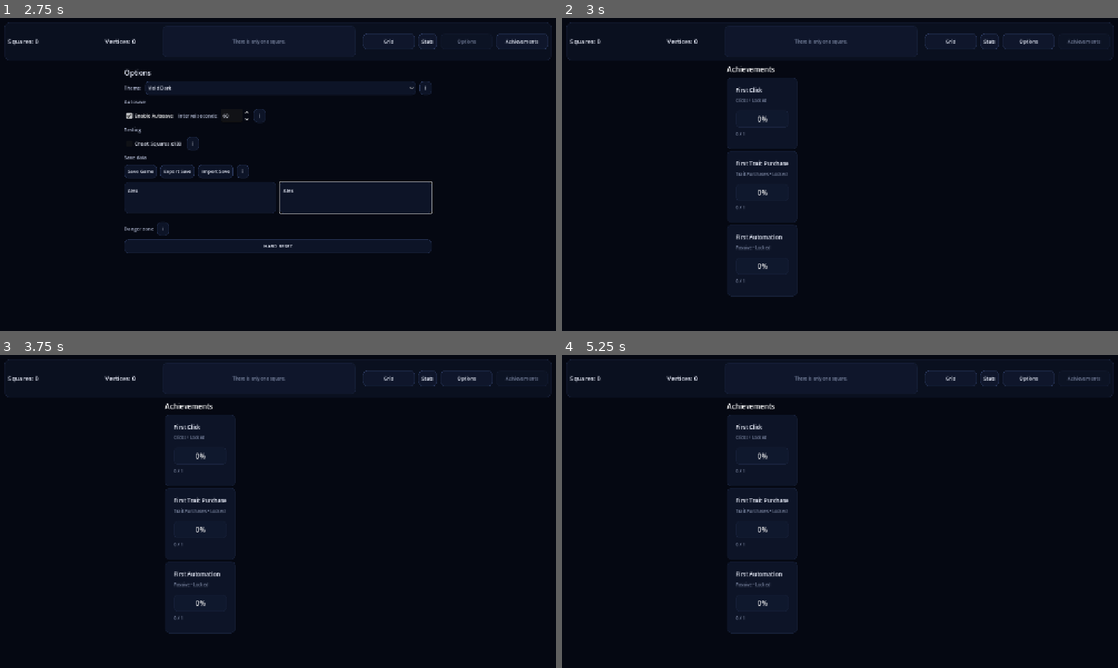
Above: before the commit, frames 1-4 (two rows, left to right).
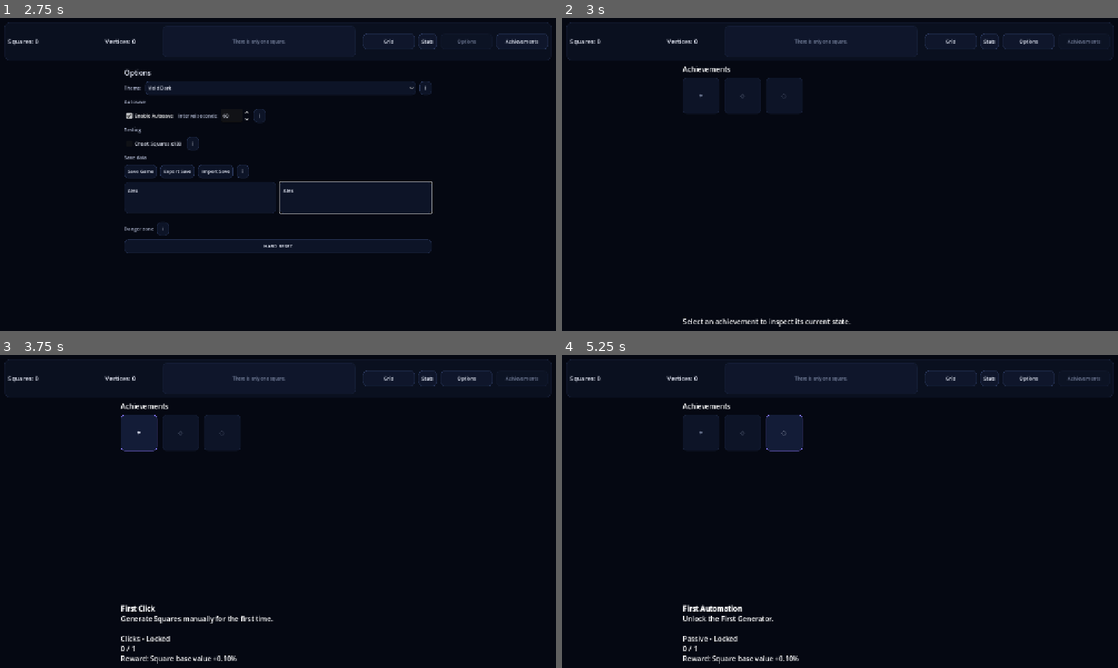
Above: after the commit, the same moments.

Repository: franciscoCapa27/Squared_2
Game: Godot game, scene res://scenes/main/Main.tscn
The game is run twice, just before and just after one commit, with the same random seed, the same clock (stepped at 60 frames per second) and the same inputs.
Inputs (mouse positions are in pixels of both pictures, inside the frame that each line leads up to):
- Up to frame 1 (2.75 s): click "Stats" at 0.5 s; click "Options" at 1.25 s; click (200, 196) at 2.02 s; type "Alex" at 2.1 s; click (355, 196) at 2.25 s; type "Alex" at 2.33 s
- Up to frame 2 (3 s): click "Achievements" at 2.75 s
- Up to frame 3 (3.75 s): click (139, 433) at 3.5 s, where only the run after the commit has a clickable "✦"
- Up to frame 4 (5.25 s): click (739, 433) at 4.25 s, where only the run after the commit has a clickable "◇"; click (784, 433) at 5 s, where only the run after the commit has a clickable "◌"

Frame 1 is identical in both runs. In frame 2, 2.7% of the frame differs, in the area x 21-52%, y 15-99%; in frame 3, 3.9%, in the area x 21-50%, y 15-99%; in frame 4, 3.3%.

Commit message:
feat(ui): build Achievement icon grid (#186)

Diff:
--- a/squared-2/scenes/main/Main.tscn
+++ b/squared-2/scenes/main/Main.tscn
@@ -663,8 +663,7 @@
 
 [node name="AchievementsVBox" type="VBoxContainer" parent="RootMargin/MainVBox/BodyHBox/CenterPageRoot/AchievementsPage/AchievementsMargin" unique_id=1384093085]
 layout_mode = 2
-custom_minimum_size = Vector2(520, 0)
-size_flags_horizontal = 4
+size_flags_horizontal = 3
 
 [node name="AchievementsTitle" type="Label" parent="RootMargin/MainVBox/BodyHBox/CenterPageRoot/AchievementsPage/AchievementsMargin/AchievementsVBox" unique_id=1908525422]
 layout_mode = 2
@@ -677,11 +676,23 @@
 
 [node name="AchievementListScroll" type="ScrollContainer" parent="RootMargin/MainVBox/BodyHBox/CenterPageRoot/AchievementsPage/AchievementsMargin/AchievementsVBox" unique_id=160560265]
 layout_mode = 2
-size_flags_vertical = 3
-
-[node name="AchievementList" type="VBoxContainer" parent="RootMargin/MainVBox/BodyHBox/CenterPageRoot/AchievementsPage/AchievementsMargin/AchievementsVBox/AchievementListScroll" unique_id=1749602008]
-unique_name_in_owner = true
-layout_mode = 2
+size_flags_horizontal = 3
+size_flags_vertical = 3
+horizontal_scroll_mode = 0
+
+[node name="AchievementGrid" type="GridContainer" parent="RootMargin/MainVBox/BodyHBox/CenterPageRoot/AchievementsPage/AchievementsMargin/AchievementsVBox/AchievementListScroll" unique_id=1749602008]
+unique_name_in_owner = true
+layout_mode = 2
+size_flags_horizontal = 3
+theme_override_constants/h_separation = 12
+theme_override_constants/v_separation = 12
+
+[node name="AchievementSelectionDetail" type="RichTextLabel" parent="RootMargin/MainVBox/BodyHBox/CenterPageRoot/AchievementsPage/AchievementsMargin/AchievementsVBox" unique_id=1749602009]
+unique_name_in_owner = true
+layout_mode = 2
+bbcode_enabled = true
+text = "Select an achievement to inspect its current state."
+fit_content = true
 
 [node name="StatsPage" type="PanelContainer" parent="RootMargin/MainVBox/BodyHBox/CenterPageRoot" unique_id=658308862]
 unique_name_in_owner = true
--- /dev/null
+++ b/squared-2/scenes/ui/AchievementIconTile.tscn
@@ -0,0 +1,11 @@
+[gd_scene format=3]
+
+[ext_resource type="Script" path="res://scripts/ui/achievement_icon_tile.gd" id="1_achievement_icon_tile"]
+
+[node name="AchievementIconTile" type="Button"]
+custom_minimum_size = Vector2(84, 84)
+size_flags_horizontal = 0
+size_flags_vertical = 0
+focus_mode = 2
+text = "✦"
+script = ExtResource("1_achievement_icon_tile")
--- /dev/null
+++ b/squared-2/scripts/ui/achievement_icon_tile.gd
@@ -0,0 +1,64 @@
+extends Button
+class_name AchievementIconTile
+
+signal selected(achievement_id: String)
+
+var achievement_definition: AchievementDefinition
+var icon_glyph: String = "✦"
+var is_selected: bool = false
+
+
+func _ready() -> void:
+	pressed.connect(_on_pressed)
+	_apply_theme()
+
+
+func setup(achievement: AchievementDefinition, authored_icon_glyph: String) -> void:
+	achievement_definition = achievement
+	icon_glyph = authored_icon_glyph
+	refresh()
+
+
+func refresh() -> void:
+	if achievement_definition == null:
+		return
+
+	text = icon_glyph
+	tooltip_text = "%s\n%s" % [
+		achievement_definition.display_name,
+		"Unlocked" if AchievementSystem.is_achievement_unlocked(achievement_definition.id) else "Locked",
+	]
+	_apply_state_theme()
+
+
+func set_selected(selected_state: bool) -> void:
+	is_selected = selected_state
+	_apply_state_theme()
+
+
+func _apply_theme() -> void:
+	ThemeButtonHelper.apply_button_theme(self)
+	add_theme_font_size_override("font_size", ThemeSystem.get_font_size("panel_title"))
+	_apply_state_theme()
+
+
+func _apply_state_theme() -> void:
+	if achievement_definition == null:
+		return
+
+	var unlocked: bool = AchievementSystem.is_achievement_unlocked(achievement_definition.id)
+	if is_selected or unlocked:
+		add_theme_stylebox_override("normal", ThemeSystem.make_selected_card_style())
+		add_theme_stylebox_override("hover", ThemeSystem.make_selected_card_style())
+		add_theme_color_override("font_color", ThemeSystem.get_color("accent_primary"))
+	else:
+		add_theme_stylebox_override("normal", ThemeSystem.make_card_style())
+		add_theme_stylebox_override("hover", ThemeSystem.make_selected_card_style())
+		add_theme_color_override("font_color", ThemeSystem.get_color("text_muted"))
+
+
+func _on_pressed() -> void:
+	if achievement_definition == null:
+		return
+
+	selected.emit(achievement_definition.id)
--- a/squared-2/scripts/ui/achievements_page.gd
+++ b/squared-2/scripts/ui/achievements_page.gd
@@ -1,66 +1,183 @@
 extends Control
 class_name AchievementsPage
 
+const TILE_SIZE := 84.0
+const GRID_GAP := 12.0
+
 @onready var achievements_description: RichTextLabel = %AchievementsDescription
-@onready var achievement_list: VBoxContainer = %AchievementList
+@onready var achievement_grid: GridContainer = %AchievementGrid
+@onready var achievement_selection_detail: RichTextLabel = %AchievementSelectionDetail
 
-var achievement_card_scene: PackedScene = preload("res://scenes/ui/AchievementCard.tscn")
-var achievement_cards: Dictionary = {}
+var achievement_tile_scene: PackedScene = preload("res://scenes/ui/AchievementIconTile.tscn")
+var achievement_tiles: Dictionary = {}
+var visible_achievement_ids: Dictionary = {}
+var selected_achievement_id: String = ""
 
 
 func _ready() -> void:
 	AchievementSystem.achievements_changed.connect(refresh)
 	AchievementSystem.achievement_unlocked.connect(_on_achievement_unlocked)
+	achievement_grid.resized.connect(_update_grid_columns)
+	resized.connect(_update_grid_columns)
+	get_viewport().size_changed.connect(_update_grid_columns)
 	refresh()
+	call_deferred("_update_grid_columns")
 
 
 func refresh() -> void:
 	_rebuild_if_needed()
 
-	for achievement_id: String in achievement_cards.keys():
-		var card: AchievementCard = achievement_cards.get(achievement_id) as AchievementCard
-
-		if card == null:
+	for achievement_id: String in achievement_tiles.keys():
+		var tile: AchievementIconTile = achievement_tiles.get(achievement_id) as AchievementIconTile
+		if tile == null:
 			continue
 
-		card.refresh()
+		tile.refresh()
+		tile.set_selected(achievement_id == selected_achievement_id)
 
 	_update_description()
+	_update_selection_detail()
+	_update_grid_columns()
 
 
 func _rebuild_if_needed() -> void:
 	var visible_achievements: Array[AchievementDefinition] = AchievementSystem.get_visible_achievements()
+	var current_visible_ids: Dictionary = {}
+	for achievement: AchievementDefinition in visible_achievements:
+		current_visible_ids[achievement.id] = true
 
-	if visible_achievements.size() == achievement_cards.size():
+	if current_visible_ids == visible_achievement_ids:
 		return
 
-	_rebuild_list()
+	_rebuild_grid(visible_achievements)
+	visible_achievement_ids = current_visible_ids
 
 
-func _rebuild_list() -> void:
-	for child: Node in achievement_list.get_children():
+func _rebuild_grid(visible_achievements: Array[AchievementDefinition]) -> void:
+	for child: Node in achievement_grid.get_children():
 		child.queue_free()
 
-	achievement_cards.clear()
-
-	var visible_achievements: Array[AchievementDefinition] = AchievementSystem.get_visible_achievements()
+	achievement_tiles.clear()
 
 	for achievement: AchievementDefinition in visible_achievements:
-		var card: AchievementCard = achievement_card_scene.instantiate() as AchievementCard
-		achievement_list.add_child(card)
+		var tile: AchievementIconTile = achievement_tile_scene.instantiate() as AchievementIconTile
+		achievement_grid.add_child(tile)
+		tile.setup(achievement, _get_icon_glyph(achievement))
+		tile.selected.connect(_on_achievement_selected)
+		achievement_tiles[achievement.id] = tile
 
-		card.setup(achievement)
-		achievement_cards[achievement.id] = card
+	if not achievement_tiles.has(selected_achievement_id):
+		selected_achievement_id = ""
+
+
+func _update_grid_columns() -> void:
+	if achievement_grid == null:
+		return
+
+	var available_width: float = achievement_grid.size.x
+	if available_width <= 0.0 and achievement_grid.get_parent() is Control:
+		available_width = (achievement_grid.get_parent() as Control).size.x
+
+	var column_count: int = maxi(1, floori((available_width + GRID_GAP) / (TILE_SIZE + GRID_GAP)))
+	if achievement_grid.columns != column_count:
+		achievement_grid.columns = column_count
 
 
 func _update_description() -> void:
 	var unlocked_count: int = AchievementSystem.get_unlocked_count()
 	var total_count: int = AchievementDatabase.get_all_achievements().size()
-
 	achievements_description.text = "Unlocked: %s / %s" % [
 		unlocked_count,
-		total_count
+		total_count,
 	]
+
+
+func _update_selection_detail() -> void:
+	var achievement: AchievementDefinition = AchievementDatabase.get_achievement(selected_achievement_id)
+	if achievement == null or not achievement_tiles.has(selected_achievement_id):
+		achievement_selection_detail.text = "Select an achievement to inspect its current state."
+		return
+
+	var unlocked: bool = AchievementSystem.is_achievement_unlocked(achievement.id)
+	achievement_selection_detail.text = "[b]%s[/b]\n%s\n\n%s • %s\n%s\n%s" % [
+		achievement.display_name,
+		achievement.description,
+		achievement.get_category_name(),
+		"Unlocked" if unlocked else "Locked",
+		AchievementSystem.get_progress_text(achievement),
+		_get_reward_text(achievement),
+	]
+
+
+func _get_icon_glyph(achievement: AchievementDefinition) -> String:
+	match achievement.category:
+		AchievementDefinition.AchievementCategory.CLICKS:
+			return "✦"
+		AchievementDefinition.AchievementCategory.TRAIT_PURCHASE:
+			return "◇"
+		AchievementDefinition.AchievementCategory.PASSIVE:
+			return "◌"
+		AchievementDefinition.AchievementCategory.VERTEX:
+			return "△"
+		AchievementDefinition.AchievementCategory.TRAITS:
+			return "✧"
+		_:
+			return "□"
+
+
+func _get_reward_text(achievement: AchievementDefinition) -> String:
+	if achievement.rewards.is_empty():
+		return "Reward: None"
+
+	var reward_lines: Array[String] = []
+	for reward: AchievementReward in achievement.rewards:
+		if reward == null:
+			continue
+
+		reward_lines.append("Reward: %s" % _format_reward(reward))
+
+	return "\n".join(reward_lines) if not reward_lines.is_empty() else "Reward: None"
+
+
+func _format_reward(reward: AchievementReward) -> String:
+	match reward.reward_type:
+		AchievementReward.RewardType.GLOBAL_STAT_MULTIPLIER:
+			return "%s %s" % [
+				_format_stat_name(reward.target_stat),
+				NumberFormatter.precise_percent_from_multiplier(reward.value),
+			]
+		AchievementReward.RewardType.ADD_PERMANENT_STAT:
+			return "%s +%s" % [
+				_format_stat_name(reward.target_stat),
+				NumberFormatter.amount(reward.value),
+			]
+		AchievementReward.RewardType.UNLOCK_MECHANIC:
+			return "Unlock mechanic: %s" % reward.mechanic_id
+		AchievementReward.RewardType.ADD_STARTING_SQUARES:
+			return "+%s starting Squares" % NumberFormatter.amount(reward.value)
+		AchievementReward.RewardType.SCRIPT_HOOK:
+			return "Special effect"
+		_:
+			return "Unknown reward"
+
+
+func _format_stat_name(stat_id: String) -> String:
+	match stat_id:
+		GameIds.STAT_SQUARE_BASE_VALUE:
+			return "Square base value"
+		GameIds.STAT_SQUARE_RESPAWN_TIME:
+			return "Square respawn time"
+		GameIds.STAT_VERTEX_GAIN:
+			return "Vertex gain"
+		GameIds.STAT_TRAIT_LUCK:
+			return "Trait luck"
+		_:
+			return stat_id
+
+
+func _on_achievement_selected(achievement_id: String) -> void:
+	selected_achievement_id = achievement_id
+	refresh()
 
 
 func _on_achievement_unlocked(_achievement_id: String) -> void:
Not shown, added: squared-2/scripts/ui/achievement_icon_tile.gd.uid
